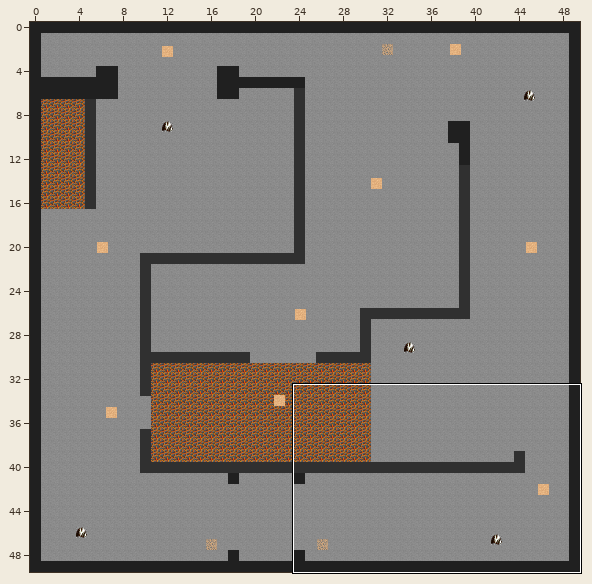
Two versions of a level (Tiled map, maps/dm1.tmx). Above, an overview of the earlier version with the close-up marked.
Close-up. First the earlier version:
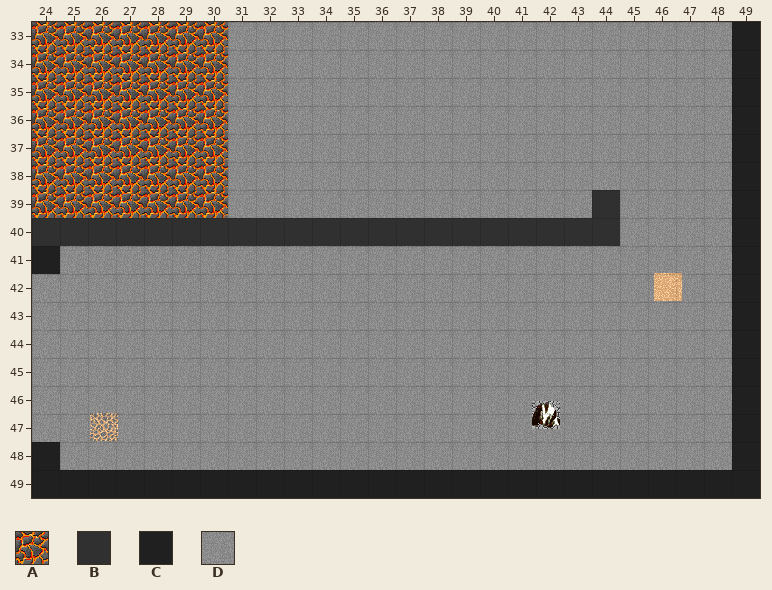
Cells are 32x32 px. Shown: x 24..49, y 33..49. The commit also changed other parts of the map, which this record leaves out.
Key: from "tileset": A 0, B 1, C 2, D 3.
_ is an empty cell, # one hidden under a higher layer.
Layer "background" before, first column x 24:
33 #######DDDDDDDDDDDDDDDDDD#
34 #######DDDDDDDDDDDDDDDDDD#
35 #######DDDDDDDDDDDDDDDDDD#
36 #######DDDDDDDDDDDDDDDDDD#
37 #######DDDDDDDDDDDDDDDDDD#
38 #######DDDDDDDDDDDDDDDDDD#
39 #######DDDDDDDDDDDDD#DDDD#
40 #####################DDDD#
41 #DDDDDDDDDDDDDDDDDDDDDDDD#
42 DDDDDDDDDDDDDDDDDDDDDDDDD#
43 DDDDDDDDDDDDDDDDDDDDDDDDD#
44 DDDDDDDDDDDDDDDDDDDDDDDDD#
45 DDDDDDDDDDDDDDDDDDDDDDDDD#
46 DDDDDDDDDDDDDDDDDDDDDDDDD#
47 DDDDDDDDDDDDDDDDDDDDDDDDD#
48 #DDDDDDDDDDDDDDDDDDDDDDDD#
49 ##########################
Layer "walls" before, first column x 24:
33 _________________________C
34 _________________________C
35 _________________________C
36 _________________________C
37 _________________________C
38 _________________________C
39 ____________________B____C
40 BBBBBBBBBBBBBBBBBBBBB____C
41 C________________________C
42 _________________________C
43 _________________________C
44 _________________________C
45 _________________________C
46 _________________________C
47 _________________________C
48 C________________________C
49 CCCCCCCCCCCCCCCCCCCCCCCCCC
Layer "lava" before, first column x 24:
33 AAAAAAA___________________
34 AAAAAAA___________________
35 AAAAAAA___________________
36 AAAAAAA___________________
37 AAAAAAA___________________
38 AAAAAAA___________________
39 AAAAAAA___________________
40 __________________________
41 __________________________
42 __________________________
43 __________________________
44 __________________________
45 __________________________
46 __________________________
47 __________________________
48 __________________________
49 __________________________
The result:
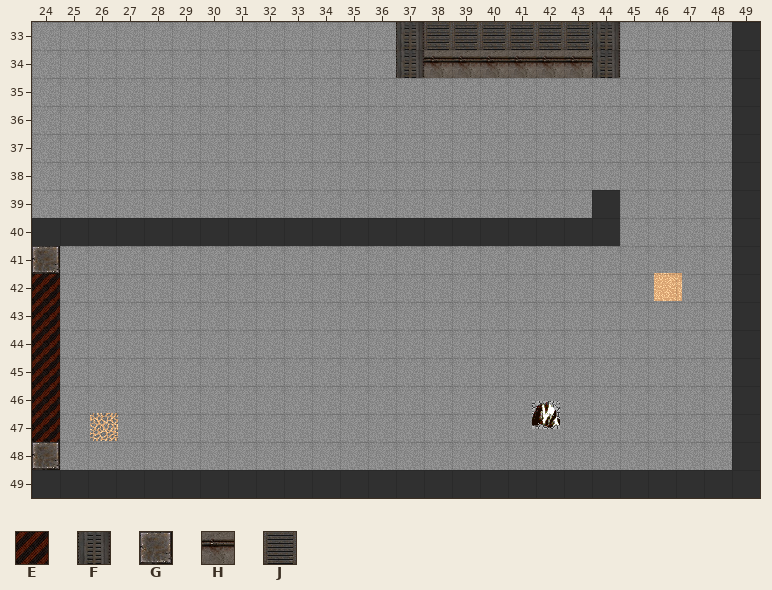
Further tiles: from "quake3_r366": E 2, F 21, G 23, H 45, J 152.
Difference:
{"where": "layer \"background\""}
{"y":42,"x":24,"old":"D","new":"E"}
{"y":43,"x":24,"old":"D","new":"E"}
{"y":44,"x":24,"old":"D","new":"E"}
{"y":45,"x":24,"old":"D","new":"E"}
{"y":46,"x":24,"old":"D","new":"E"}
{"y":47,"x":24,"old":"D","new":"E"}
{"where": "layer \"walls\""}
{"y":33,"x":37,"old":"________","new":"FJJJJJJF"}
{"y":34,"x":37,"old":"________","new":"FHHHHHHF"}
{"y":41,"x":24,"old":"C","new":"G"}
{"y":48,"x":24,"old":"C","new":"G"}
{"where": "layer \"lava\""}
{"y":33,"x":24,"old":"AAAAAAA","new":"_______"}
{"y":34,"x":24,"old":"AAAAAAA","new":"_______"}
{"y":35,"x":24,"old":"AAAAAAA","new":"_______"}
{"y":36,"x":24,"old":"AAAAAAA","new":"_______"}
{"y":37,"x":24,"old":"AAAAAAA","new":"_______"}
{"y":38,"x":24,"old":"AAAAAAA","new":"_______"}
{"y":39,"x":24,"old":"AAAAAAA","new":"_______"}
{"label":"removed","picture_box":[32,22,228,218]}
{"label":"added","picture_box":[396,22,620,78]}
{"label":"changed","picture_box":[32,246,60,470]}
